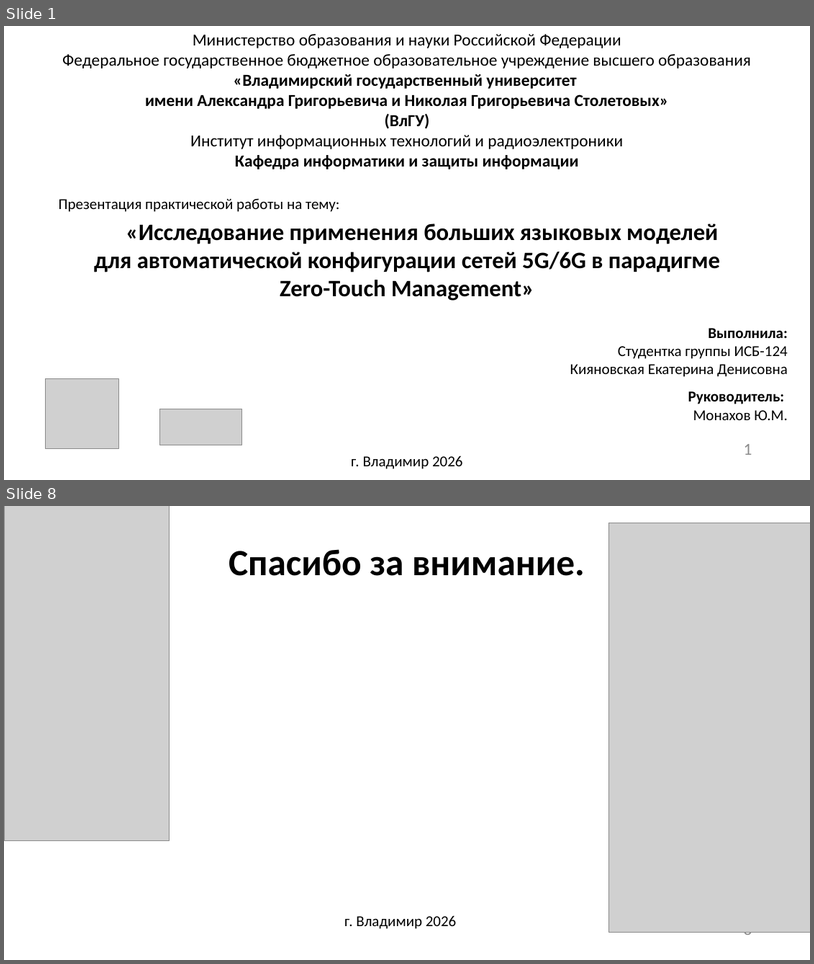
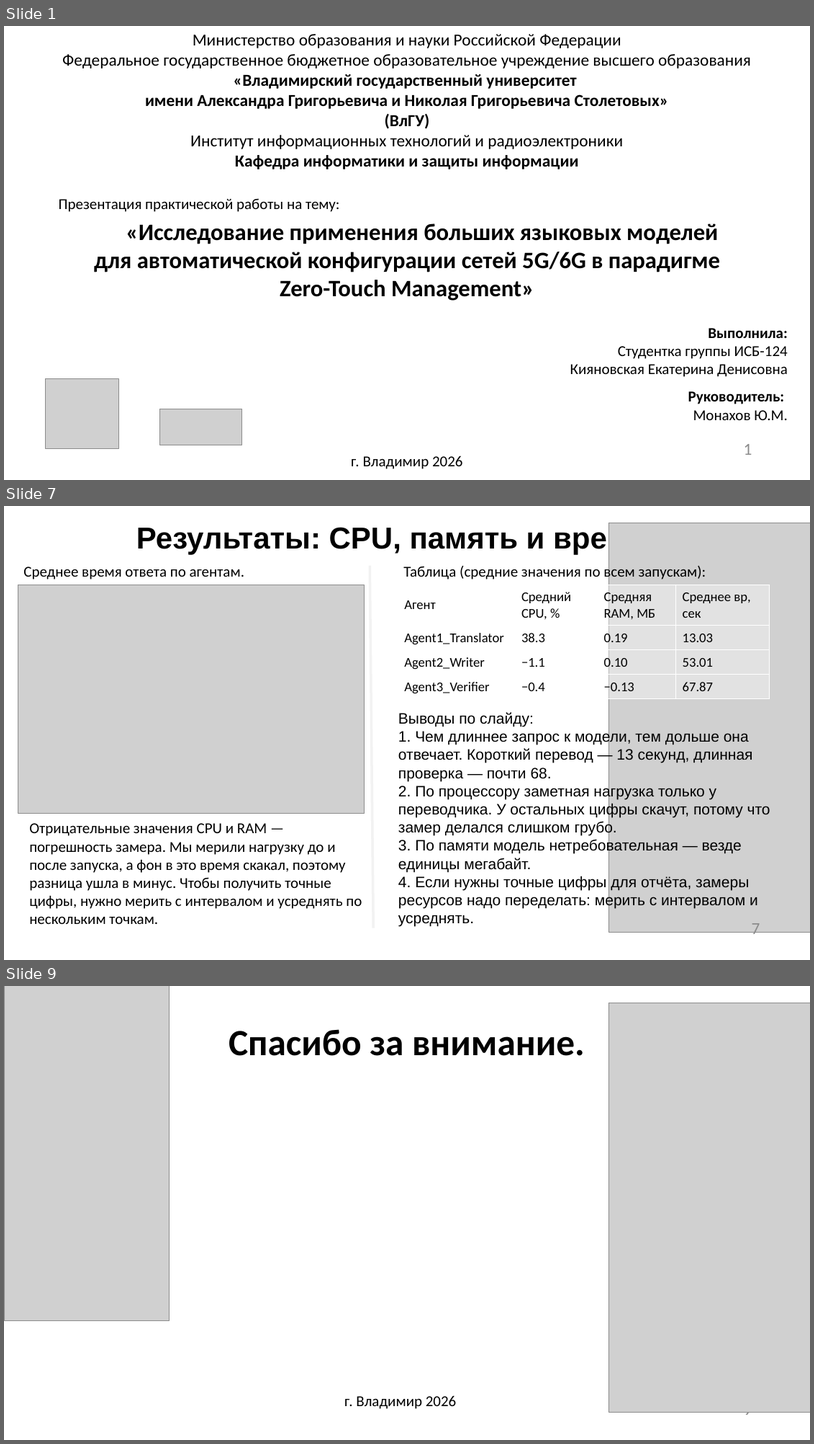
Before and after one commit to Katarsis435/Zero-Touch-Management, a slide deck: презентация.pptx. Shown one above the other, each under a label of ours: slides 1 and 8 before the commit, slides 1, 7 and 9 after it; the slides between them are not shown. The pictures are 814x964 and 814x1444 pixels, drawn with LibreOffice and Linux fonts; fonts in the diff are those of the drawing; grey boxes stand for pictures; background and template pictures are left out. Boxes give left, top, right and bottom in pixels: in the first picture for what was removed or moved away, otherwise in the second. Text is boxed around its words. In the diff, an @@ line names an element or a change of style, - is before the commit and + after.

```diff
--- a/презентация.pptx
+++ b/презентация.pptx
@@ slide 7 added at box(4, 506, 810, 960), background picture (left out) @@
@@ text added at box(136, 525, 647, 555), 36 pt, text #000000, bold @@
+Результаты: CPU, память и время
@@ picture added at box(609, 523, 810, 932) @@
@@ text added at box(23, 566, 244, 579), 18 pt, text #000000 @@
+Среднее время ответа по агентам.
@@ line added from (370, 565) to (373, 928), #F2F2F2 3 pt @@
@@ text added at box(404, 564, 707, 582), 18 pt, text #000000 @@
+Таблица (средние значения по всем запускам):
@@ picture added at box(18, 584, 365, 813) @@
@@ table added at box(399, 584, 770, 699), 4 rows, 4 columns @@
+Агент | Средний CPU, % | Средняя RAM, МБ | Среднее вр, сек
+Agent1_Translator | 38.3 | 0.19 | 13.03
+Agent2_Writer | −1.1 | 0.10 | 53.01
+Agent3_Verifier | −0.4 | −0.13 | 67.87
@@ text added at box(399, 712, 771, 926), 18 pt, text #000000 @@
+Выводы по слайду:
+1. Чем длиннее запрос к модели, тем дольше она отвечает. Короткий перевод — 13 секунд, длинная проверка — почти 68.
+2. По процессору заметная нагрузка только у переводчика. У остальных цифры скачут, потому что замер делался слишком грубо.
+3. По памяти модель нетребовательная — везде единицы мегабайт.
+4. Если нужны точные цифры для отчёта, замеры ресурсов надо переделать: мерить с интервалом и усреднять.
@@ text added at box(29, 823, 362, 924), 18 pt, text #000000 @@
+Отрицательные значения CPU и RAM — погрешность замера. Мы мерили нагрузку до и после запуска, а фон в это время скакал, поэтому разница ушла в минус. Чтобы получить точные цифры, нужно мерить с интервалом и усреднять по нескольким точкам.
@@ page number added at box(752, 923, 761, 939), 20 pt, text #8C8C8C @@
+7
@@ what was slide 8 is now slide 9 @@
@@ page number at box(744, 1412, 753, 1419): text changed @@
-8
+9
```
Also in this commit, not shown: 6 other slides added, 6 slides removed.
